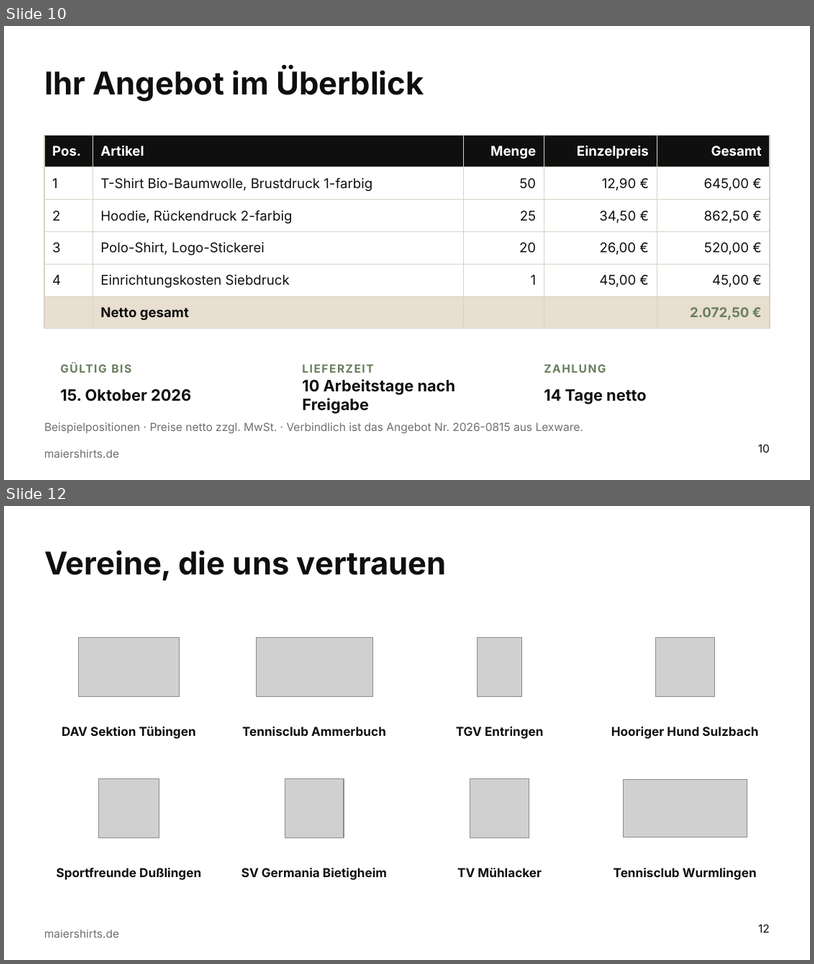
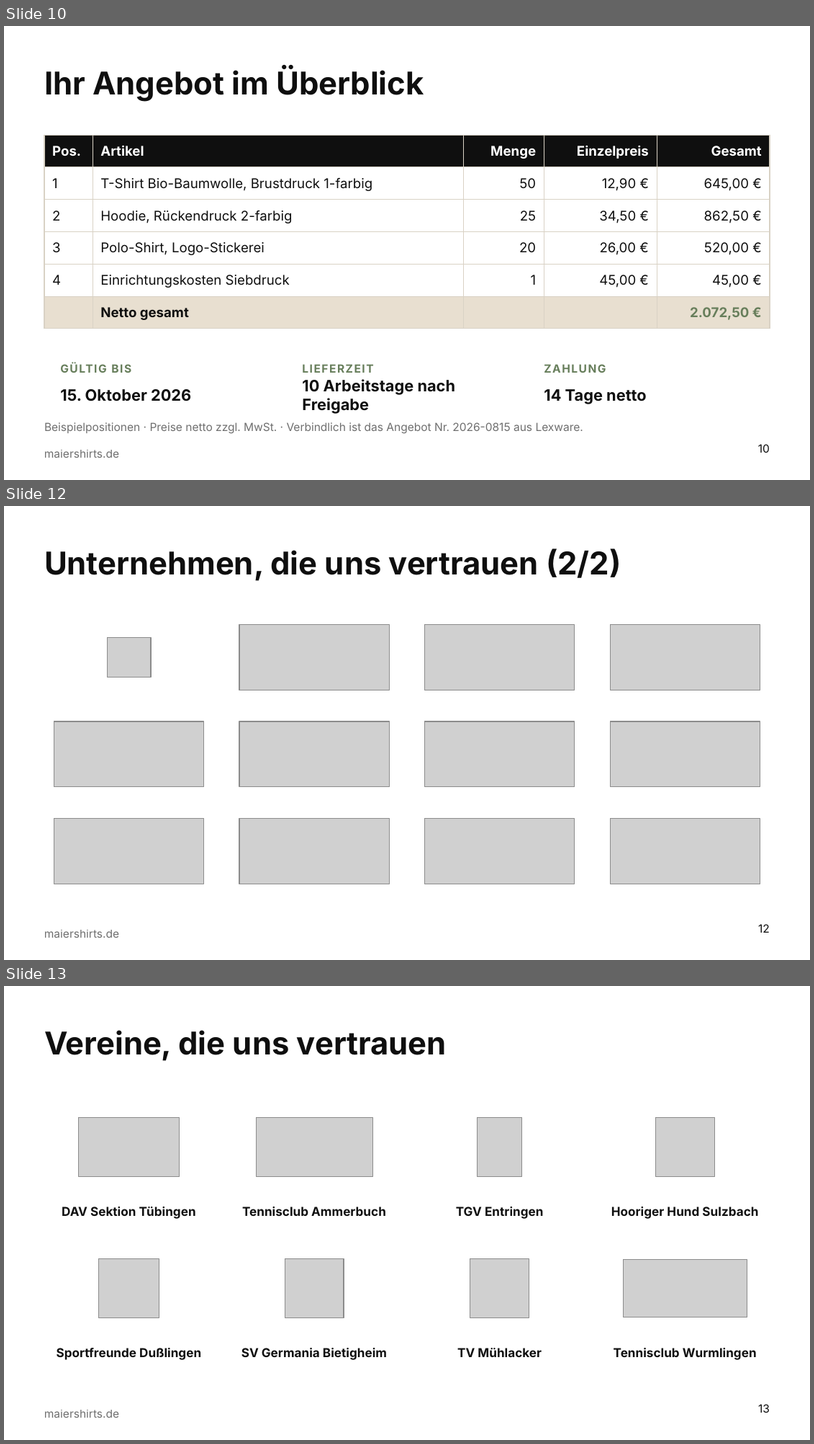
Before and after one commit to sm6161-eng/lexware-angebot-tool, a slide deck: presentation/dist/Maiershirts_Master.potx. Shown one above the other, each under a label of ours: slides 10 and 12 before the commit, slides 10, 12 and 13 after it; the slides between them are not shown. The pictures are 814x964 and 814x1444 pixels, drawn with LibreOffice and Linux fonts; fonts in the diff are those of the drawing; grey boxes stand for pictures; background and template pictures are left out. Boxes give left, top, right and bottom in pixels: in the first picture for what was removed or moved away, otherwise in the second. Text is boxed around its words. In the diff, an @@ line names an element or a change of style, - is before the commit and + after.

```diff
--- a/presentation/dist/Maiershirts_Master.potx
+++ b/presentation/dist/Maiershirts_Master.potx
@@ slide 12 added at [4,506,810,960], background picture (left out); not listed: 1 template element that a slide beside it also shows @@
@@ title added at [44,548,621,581], 28 pt, text #0F0F0F, bold @@
+Unternehmen, die uns vertrauen (2/2)
@@ picture added at [239,625,389,690] @@
@@ picture added at [425,625,575,690] @@
@@ picture added at [610,625,761,690] @@
@@ picture added at [107,638,151,677] @@
@@ picture added at [54,721,204,787] @@
@@ picture added at [239,721,389,787] @@
@@ picture added at [425,721,575,787] @@
@@ picture added at [610,721,761,787] @@
@@ picture added at [54,818,204,883] @@
@@ picture added at [239,818,389,883] @@
@@ picture added at [425,818,575,883] @@
@@ picture added at [610,818,761,883] @@
@@ page number added at [759,924,770,932], 10 pt, text #0F0F0F @@
+12
@@ what was slide 12 is now slide 13 @@
@@ page number at [759,1404,770,1412]: text changed @@
-12
+13
```
Also in this commit, not shown: 2 slides changed, 3 other files.
